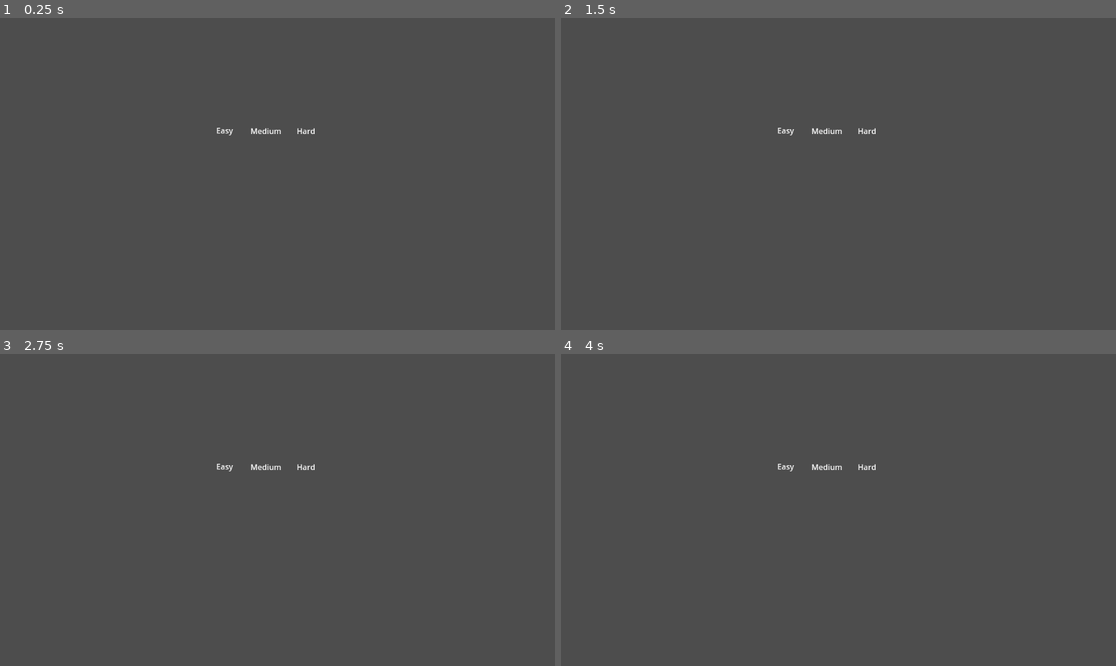
Above: before the commit, frames 1-4 (two rows, left to right).
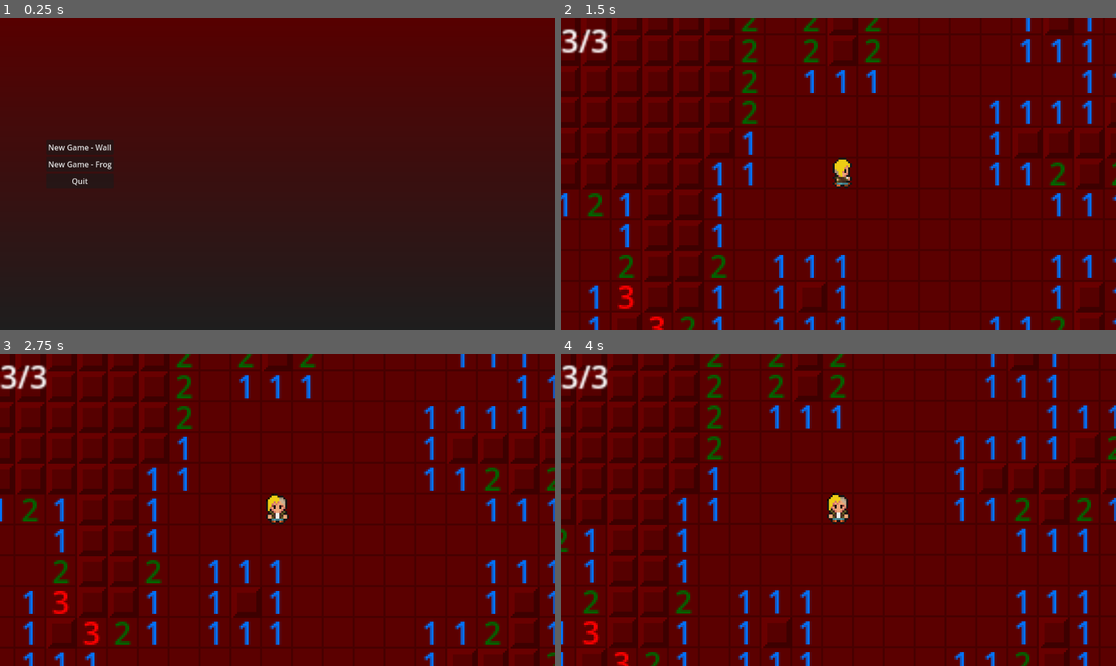
Above: after the commit, the same moments.

Repository: Randwarf/Mineworld
Game: Godot game, scene res://Level select.tscn
Two runs of this game, one before a commit and one after it. Both use one fixed random seed, a clock stepped at 60 frames per second and the inputs below.
Inputs (mouse positions are in pixels of both pictures, inside the frame that each line leads up to):
- Up to frame 1 (0.25 s): no input
- Up to frame 2 (1.5 s): click (638, 145) at 0.5 s, where only the run after the commit has a clickable "New Game - Wall"; tap Enter at 1.25 s; move the mouse to (960, 158) at 1.27 s; hold Right (ui_right) from 1.28 s (still down); click (960, 158) at 1.42 s
- Up to frame 3 (2.75 s): move the mouse to (166, 525) at 2.02 s; release Right (ui_right) at 2.03 s; hold Down (ui_down) from 2.03 s (still down); click (166, 525) at 2.17 s
- Up to frame 4 (4 s): move the mouse to (894, 441) at 2.77 s; release Down (ui_down) at 2.78 s; hold Right (ui_right) 2.78-3.53 s; click (894, 441) at 2.92 s; move the mouse to (810, 572) at 3.52 s; hold Up (ui_up) from 3.53 s (still down); click (810, 572) at 3.67 s

The runs differ from the first frame. In frame 1, 100% of the frame differs, in the area x 0-100%, y 0-100%; in frame 2, 100%; in frame 3, 100%; in frame 4, 100%.

Commit message:
main menu + frog start

Diff:
--- /dev/null
+++ b/Boss_FROG.gd
@@ -0,0 +1,24 @@
+extends Node2D
+
+
+# Declare member variables here. Examples:
+# var a = 2
+# var b = "text"
+var target
+
+# Called when the node enters the scene tree for the first time.
+func _ready():
+	pass # Replace with function body.
+
+func setTarget(toTarget):
+	target = toTarget
+
+# Called every frame. 'delta' is the elapsed time since the previous frame.
+func _process(delta):
+	position.y = target.position.y
+	var distance = target.position.x-position.x
+	var speed = pow(distance/128, 4) + 5
+	position.x += speed*delta
+
+	if position.x > target.position.x:
+		target.die()
--- /dev/null
+++ b/Boss_FROG.tscn
@@ -0,0 +1,12 @@
+[gd_scene load_steps=3 format=3 uid="uid://cwrppnjsp8hyl"]
+
+[ext_resource type="Script" path="res://Boss_FROG.gd" id="1_gjlk5"]
+[ext_resource type="Texture2D" uid="uid://bk65o8qefbuh4" path="res://Sprites/default_tower.png" id="2_srs84"]
+
+[node name="Node2D" type="Node2D"]
+script = ExtResource("1_gjlk5")
+
+[node name="Sprite2D" type="Sprite2D" parent="."]
+texture_filter = 1
+scale = Vector2(3, 3)
+texture = ExtResource("2_srs84")
--- a/Level select.tscn
+++ b/Level select.tscn
@@ -1,53 +1,55 @@
-[gd_scene load_steps=2 format=3 uid="uid://c8nfre6rfo2sw"]
+[gd_scene load_steps=5 format=3 uid="uid://c8nfre6rfo2sw"]
 
 [ext_resource type="Script" path="res://Scripts/Level select.gd" id="2"]
+[ext_resource type="PackedScene" uid="uid://bqb7bsct3gnia" path="res://button.tscn" id="2_ml8i8"]
+
+[sub_resource type="Gradient" id="Gradient_numnc"]
+colors = PackedColorArray(0.346146, 2.3193e-05, 1.17319e-05, 1, 0.118581, 0.118581, 0.118581, 1)
+
+[sub_resource type="GradientTexture2D" id="GradientTexture2D_ql0jx"]
+gradient = SubResource("Gradient_numnc")
+fill_to = Vector2(0, 1)
 
 [node name="Level select" type="Node2D"]
 position = Vector2(449, 222)
 script = ExtResource("2")
 
-[node name="Control" type="Control" parent="."]
-layout_mode = 3
-anchors_preset = 0
-offset_right = 33.0
-offset_bottom = 15.0
+[node name="Background" type="TextureRect" parent="."]
+anchors_preset = 15
+anchor_right = 1.0
+anchor_bottom = 1.0
+offset_left = -459.0
+offset_top = -236.0
+offset_right = 710.0
+offset_bottom = 430.0
+grow_horizontal = 2
+grow_vertical = 2
+texture = SubResource("GradientTexture2D_ql0jx")
 
-[node name="Label" type="Label" parent="Control"]
-layout_mode = 0
-offset_right = 40.0
-offset_bottom = 14.0
-text = "Easy"
+[node name="CenterContainer" type="CenterContainer" parent="."]
+offset_left = -378.0
+offset_top = -19.0
+offset_right = -188.0
+offset_bottom = 183.0
 
-[node name="Control2" type="Control" parent="."]
-layout_mode = 3
-anchors_preset = 0
-offset_left = 69.0
-offset_top = -2.0
-offset_right = 130.0
-offset_bottom = 16.0
+[node name="VBoxContainer" type="VBoxContainer" parent="CenterContainer"]
+layout_mode = 2
 
-[node name="Label" type="Label" parent="Control2"]
-layout_mode = 0
-offset_left = 2.0
-offset_top = 3.0
-offset_right = 55.0
-offset_bottom = 17.0
-text = "Medium"
+[node name="Button" parent="CenterContainer/VBoxContainer" instance=ExtResource("2_ml8i8")]
+layout_mode = 2
+text = "New Game - Wall
+"
 
-[node name="Control3" type="Control" parent="."]
-layout_mode = 3
-anchors_preset = 0
-offset_left = 167.0
-offset_top = 1.0
-offset_right = 204.0
-offset_bottom = 17.0
+[node name="Button2" parent="CenterContainer/VBoxContainer" instance=ExtResource("2_ml8i8")]
+layout_mode = 2
+text = "New Game - Frog
+"
 
-[node name="Label" type="Label" parent="Control3"]
-layout_mode = 0
-offset_right = 40.0
-offset_bottom = 14.0
-text = "Hard"
+[node name="Button3" parent="CenterContainer/VBoxContainer" instance=ExtResource("2_ml8i8")]
+layout_mode = 2
+text = "Quit
+"
 
-[connection signal="gui_input" from="Control" to="." method="_on_Control_gui_input"]
-[connection signal="gui_input" from="Control2" to="." method="_on_Control2_gui_input"]
-[connection signal="gui_input" from="Control3" to="." method="_on_Control3_gui_input"]
+[connection signal="pressed" from="CenterContainer/VBoxContainer/Button" to="." method="_on_button_pressed"]
+[connection signal="pressed" from="CenterContainer/VBoxContainer/Button2" to="." method="_on_button_2_pressed"]
+[connection signal="pressed" from="CenterContainer/VBoxContainer/Button3" to="." method="_on_button_3_pressed"]
--- a/Player.tscn
+++ b/Player.tscn
@@ -142,6 +142,7 @@
 
 [node name="Player" type="Node2D"]
 z_index = 50
+texture_filter = 1
 script = ExtResource("2")
 
 [node name="AnimatedSprite2D" type="AnimatedSprite2D" parent="."]
--- a/Scripts/GridController.gd
+++ b/Scripts/GridController.gd
@@ -18,7 +18,7 @@
 	healthLabel = get_node("PlayerCamera/Health/Label")
 	healthLabel.text ="Initializing"
 
-func generate(Biomes):
+func generate(Biomes, boss):
 	size = mapStartingSize
 	for i in mapScalingIndex:
 		size = (2*size)-1
@@ -26,7 +26,7 @@
 	print(size)
 	spawnPlayer()
 	setupMap(size, size, 0.15, Biomes)
-	spawnBoss()
+	spawnBoss(boss)
 	setupCamera()
 	#Player.initialized = true
 
@@ -41,7 +41,13 @@
 	mapInstance.biomeDatas = Biomes
 	add_child(mapInstance)
 
-func spawnBoss():
+func spawnBoss(boss):
+	if boss == "WOF":
+		spawnWOF()
+	elif boss == "FROG":
+		spawnFROG()
+
+func spawnWOF():
 	Boss = Boss.instantiate()
 	add_child(Boss)
 	Boss.position = Vector2(0,0)
@@ -52,6 +58,13 @@
 	add_child(Goal)
 	Goal.position = Vector2(c, r) *16
 	mapInstance.clearArea(r,c,2)
+
+func spawnFROG():
+	Boss = preload("res://Boss_FROG.tscn")
+	Boss = Boss.instantiate()
+	add_child(Boss)
+	Boss.position = Vector2(0,0)
+	Boss.setTarget(Player)
 
 func spawnPlayer():
 	Player = preload("res://Player.tscn")
--- a/Scripts/Level select.gd
+++ b/Scripts/Level select.gd
@@ -1,5 +1,6 @@
 extends Node2D
 
+var grid = preload("res://GridScene.tscn")
 # Declare member variables here. Examples:
 # var a = 2
 # var b = "text"
@@ -23,34 +24,22 @@
 #func _process(delta):
 #	pass
 
-func generate(Biomes):
-	var grid = preload("res://GridScene.tscn")
+func generate(Biomes, boss):
 	grid = grid.instantiate()
 
 
 	add_child(grid)
-	grid.generate(Biomes)
+	grid.generate(Biomes, boss)
 
-	get_node("Control").visible=false
-	get_node("Control2").visible=false
-	get_node("Control3").visible=false
+	get_node("CenterContainer").visible=false
 
+func _on_button_3_pressed():
+	get_tree().quit()
 
-func _on_Control_gui_input(event):
-	if event is InputEventMouseButton:
-		if event.button_index == MOUSE_BUTTON_LEFT and event.pressed:
-			var Biomes = [ BiomeBackup[0], BiomeBackup[1] ]
-			generate(Biomes)
+func _on_button_2_pressed():
+	var Biomes = [ BiomeBackup[4], BiomeBackup[5] ]
+	generate(Biomes, "FROG")
 
-func _on_Control2_gui_input(event):
-	if event is InputEventMouseButton:
-		if event.button_index == MOUSE_BUTTON_LEFT and event.pressed:
-			var Biomes = [ BiomeBackup[2], BiomeBackup[3] ]
-			generate(Biomes)
-
-
-func _on_Control3_gui_input(event):
-	if event is InputEventMouseButton:
-		if event.button_index == MOUSE_BUTTON_LEFT and event.pressed:
-			var Biomes = [ BiomeBackup[4], BiomeBackup[5] ]
-			generate(Biomes)
+func _on_button_pressed():
+	var Biomes = [ BiomeBackup[2], BiomeBackup[3] ]
+	generate(Biomes, "WOF")
--- a/Tile.tscn
+++ b/Tile.tscn
@@ -11,17 +11,20 @@
 script = ExtResource("3")
 
 [node name="TileUnopened" type="Sprite2D" parent="."]
+texture_filter = 1
 position = Vector2(8, 8)
 texture = ExtResource("2")
 
 [node name="TileOpened" type="Sprite2D" parent="."]
 visible = false
+texture_filter = 1
 position = Vector2(8, 8)
 texture = ExtResource("1")
 
 [node name="Proximity" type="Label" parent="."]
 visible = false
 modulate = Color(0, 0.415686, 1, 1)
+texture_filter = 1
 offset_left = 3.0
 offset_top = -4.0
 offset_right = 18.0
@@ -43,11 +46,13 @@
 
 [node name="TileMine" type="Sprite2D" parent="."]
 visible = false
+texture_filter = 1
 position = Vector2(8, 8)
 texture = ExtResource("5")
 
 [node name="TileWall" type="Sprite2D" parent="."]
 visible = false
+texture_filter = 1
 position = Vector2(8, 8)
 texture = ExtResource("6_6bfgl")
 
--- /dev/null
+++ b/button.tscn
@@ -0,0 +1,6 @@
+[gd_scene format=3 uid="uid://bqb7bsct3gnia"]
+
+[node name="Button" type="Button"]
+offset_right = 179.0
+offset_bottom = 64.0
+text = "New Game"
